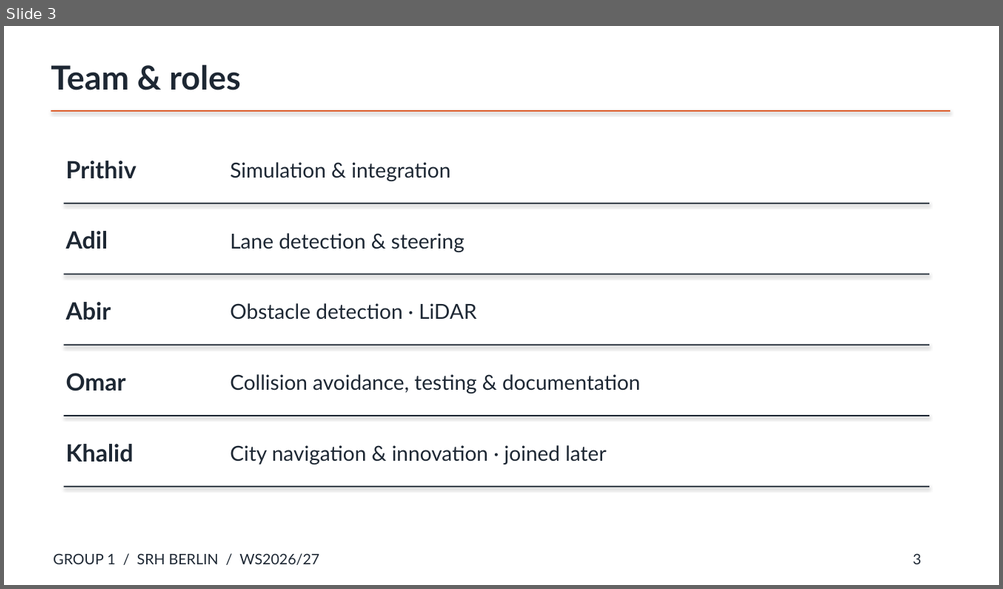
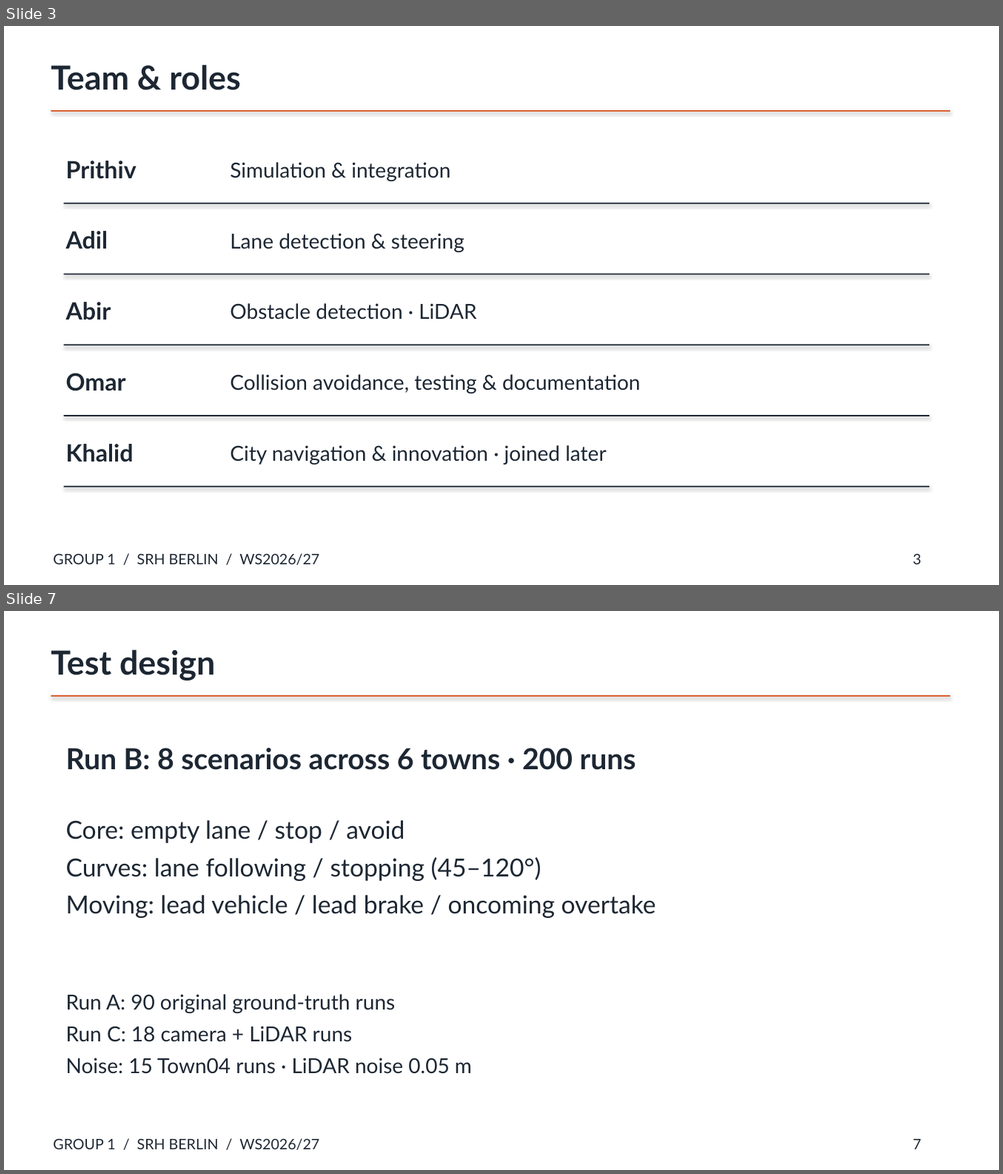
Before and after one commit to auto-m8te/carla-av-group1, a slide deck: report/Group1_Presentation.pptx. Shown one above the other, each under a label of ours: slide 3 before the commit, slides 3 and 7 after it; the slides between them are not shown. The pictures are 1003x589 and 1003x1174 pixels, drawn with LibreOffice and Linux fonts; fonts in the diff are those of the drawing. Boxes give left, top, right and bottom in pixels: in the first picture for what was removed or moved away, otherwise in the second. Text is boxed around its words. In the diff, an @@ line names an element or a change of style, - is before the commit and + after.

```diff
--- a/report/Group1_Presentation.pptx
+++ b/report/Group1_Presentation.pptx
@@ slide 7 added at (4, 611, 999, 1170), background #FFFFFF @@
@@ text added at (51, 649, 215, 681), 32 pt, text #1D2733, bold @@
+Test design
@@ rectangle added at (51, 695, 950, 697), fill #D9480F @@
@@ text added at (66, 748, 636, 770), 28 pt, text #1D2733, bold @@
+Run B: 8 scenarios across 6 towns · 200 runs
@@ text added at (66, 820, 656, 918), 24 pt, text #1D2733 @@
+Core: empty lane / stop / avoid
+Curves: lane following / stopping (45–120°)
+Moving: lead vehicle / lead brake / oncoming overtake
@@ text added at (66, 994, 472, 1074), 20 pt, text #1D2733 @@
+Run A: 90 original ground-truth runs
+Run C: 18 camera + LiDAR runs
+Noise: 15 Town04 runs · LiDAR noise 0.05 m
@@ text added at (53, 1139, 319, 1150), 14 pt, text #1D2733 @@
+GROUP 1 / SRH BERLIN / WS2026/27
@@ text added at (913, 1139, 921, 1150), 14 pt, text #1D2733 @@
+7
```
Also in this commit, not shown: 4 slides changed, 6 other slides added, 5 slides removed, 16 other files.
